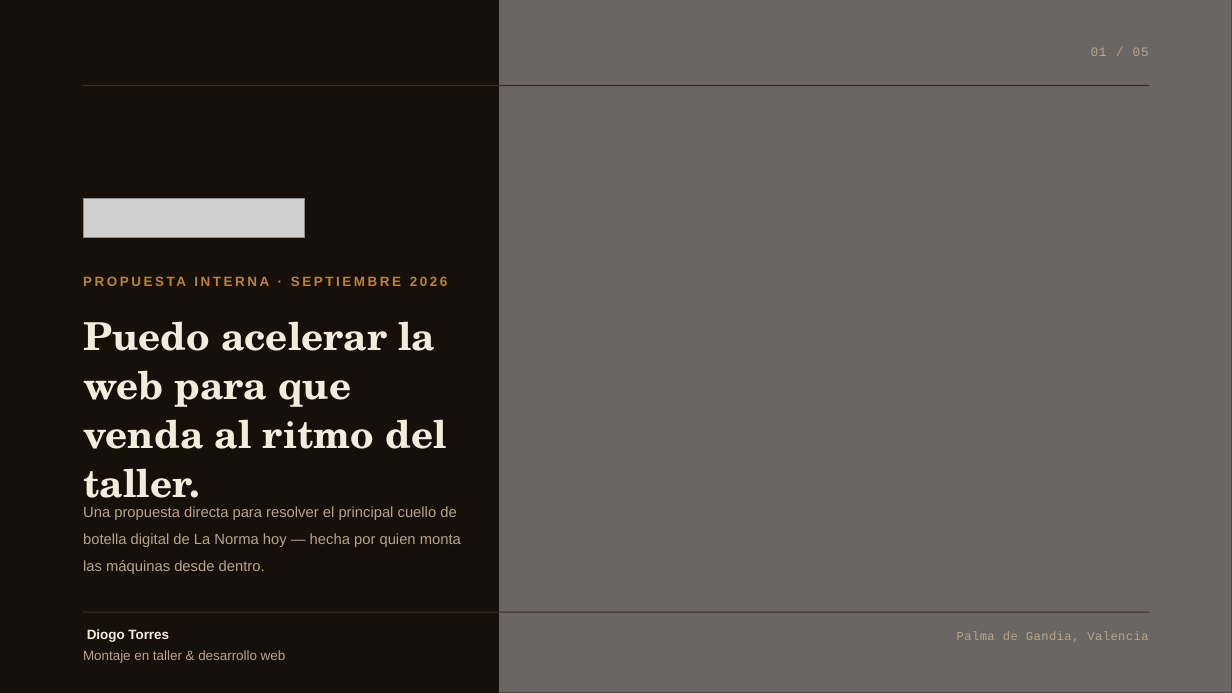
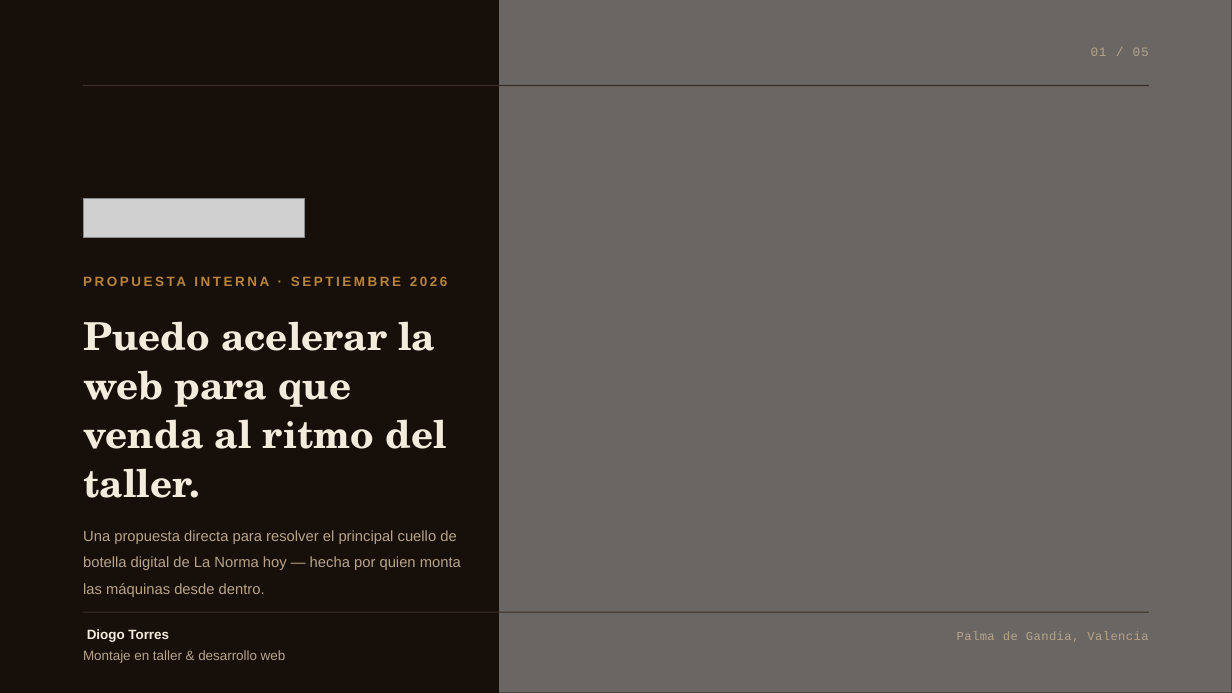
Before and after one commit to DiogoTorresWeb/la-norma-preview-teste-, a slide deck: slide 1 of materiais/La-Norma-Propuesta-2026.pptx. Drawn at 1232x693 pixels with LibreOffice and Linux fonts; fonts in the diff are those of the drawing; grey boxes stand for pictures. Boxes give left, top, right and bottom in pixels: in the first picture for what was removed or moved away, otherwise in the second. Text is boxed around its words. In the diff, an @@ line names an element or a change of style, - is before the commit and + after.

```diff
--- a/materiais/La-Norma-Propuesta-2026.pptx
+++ b/materiais/La-Norma-Propuesta-2026.pptx
@@ text "Puedo acelerar la web para ..." rewrapped from bbox=[83, 321, 446, 511] to bbox=[83, 321, 446, 498] @@
@@ text "Una propuesta directa para resolver ...": place and size @@
-text "Una propuesta directa para resolver ..." at bbox=[83, 506, 461, 574]
+text "Una propuesta directa para resolver ..." at bbox=[83, 530, 461, 597]
```
Also in this commit, not shown: 1 other slide changed, 6 other files.
